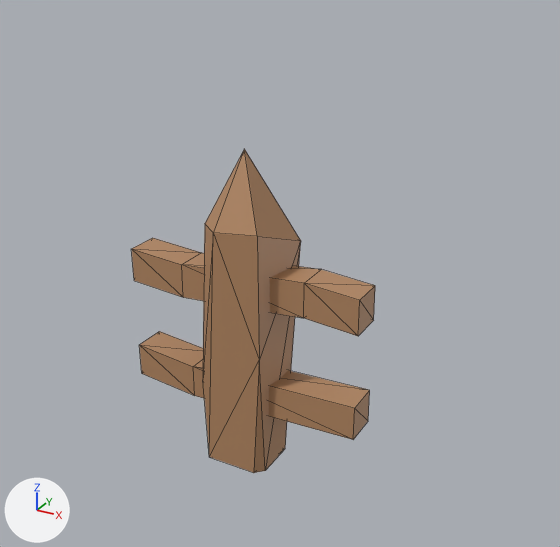
Before and after pictures for a commit that changed the glTF model assets/models/infra/fence_1.glb.
One viewpoint serves both versions: a camera (50 mm lens) standing at (2.81, -4.58, 3.96) and looking at (0.28, 0.01, 1.67). Lighting does not change. The marker at lower left points along +X, +Y and +Z. The picture after the commit comes second. Mesh edges are drawn as thin lines. Vertices at exactly the same position are counted once.

Objects in the first picture: 'fence_1'.
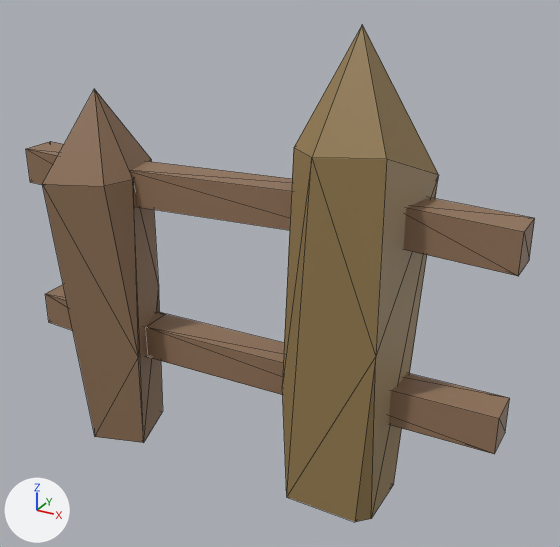
Where the change shows, as pixel boxes [x1, y1, x2, y2] in the pictures (560 x 547 px; the box of a moved part takes in the faces that stretch with it):
```json
{"object": "fence_1", "change": "reshaped, moved, rescaled", "before": [131, 149, 375, 473], "after": [26, 24, 535, 522], "on screen": "108% wider, 54% taller"}
{"part": 1, "of": "me_cube_007", "change": "moved or reshaped", "before": [131, 238, 375, 336], "after": [26, 141, 535, 276]}
{"part": 2, "of": "me_cube_007", "change": "moved or reshaped", "before": [139, 331, 370, 440], "after": [45, 285, 510, 454]}
{"part": 3, "of": "me_cube_007", "change": "moved or reshaped", "before": [203, 149, 301, 473], "after": [282, 24, 439, 522]}
{"part": 4, "of": "me_cube_007", "change": "added", "after": [42, 89, 163, 443], "on screen": "brown"}
```

Scene script edits in JSON lines:
```json
{"op": "add", "block": "mat_fence_post_2", "code": ["mat_fence_post_2 = principled_material('fence_post_2')", "mat_fence_post_2.base_color = (0.286, 0.173, 0.101)  # brown #927359"]}
{"op": "add", "block": "mat_fence_post", "code": ["mat_fence_post = principled_material('fence_post')", "mat_fence_post.base_color = (0.305, 0.205, 0.0821)  # brown #967d51"]}
{"block": "me_cube_007", "where": "# used by ob_fence_1; location = (0.0, 0.0, 0.998); scale = (0.247, 0.241, 1.0)"}
{"op": "remove", "block": "me_cube_007", "code": "me_cube_007.from_pydata(...)  # 41 vertices, 70 faces; spans x -3.98..3.98, y -1.09..1.21, z -1.0..1.57"}
{"op": "remove", "block": "me_cube_007", "code": "me_cube_007.materials.append(mat_fence_rails)  # orange #b48863"}
{"op": "add", "block": "me_cube_007", "code": "me_cube_007.from_pydata(...)  # 54 vertices, 92 faces; spans x -3.98..3.98, y -1.16..0.71, z -1.01..0.7"}
{"block": "me_cube_007", "change": "me_cube_007 part 1: the loose piece of 16 vertices spanning x -3.98..3.98, y -0.62..0.63, z 0.36..0.7 is scaled about its middle by (1, 0.5, 0.5), then moved by (0.0, 0.0, -0.45), in mat_fence_post_2 (brown #927359)"}
{"block": "me_cube_007", "change": "me_cube_007 part 2: the loose piece of 12 vertices spanning x -3.98..3.98, y -0.58..0.57, z -0.52..-0.19 is scaled about its middle by (1, 0.5, 0.5), then moved by (0.0, 0.0, -0.21), in mat_fence_post_2 (brown #927359)"}
{"block": "me_cube_007", "change": "me_cube_007 part 3: the loose piece of 13 vertices spanning x -1.21..1.38, y -1.09..1.21, z -1.0..1.57 is scaled about its middle by 0.66, then moved by (1.72, -0.11, -0.44), in mat_fence_post (brown #967d51)"}
{"block": "me_cube_007", "change": "me_cube_007 part 4: a new loose piece of 13 vertices spanning x -3.09..-1.64, y -1.16..0.43, z -1.01..0.43, in mat_fence_post_2 (brown #927359)"}
{"op": "add", "block": "me_cube_007", "code": "me_cube_007.materials.append(mat_fence_post_2)  # brown #927359"}
{"op": "add", "block": "me_cube_007", "code": "me_cube_007.materials.append(mat_fence_post)  # brown #967d51"}
{"op": "set", "path": "ob_fence_1.location", "old": "(0.0, 0.0, 0.998)", "new": "(0.0, 0.0, 2.035)"}
{"op": "set", "path": "ob_fence_1.scale", "old": "(0.247, 0.241, 1.0)", "new": "(0.503, 0.491, 2.04)"}
```
